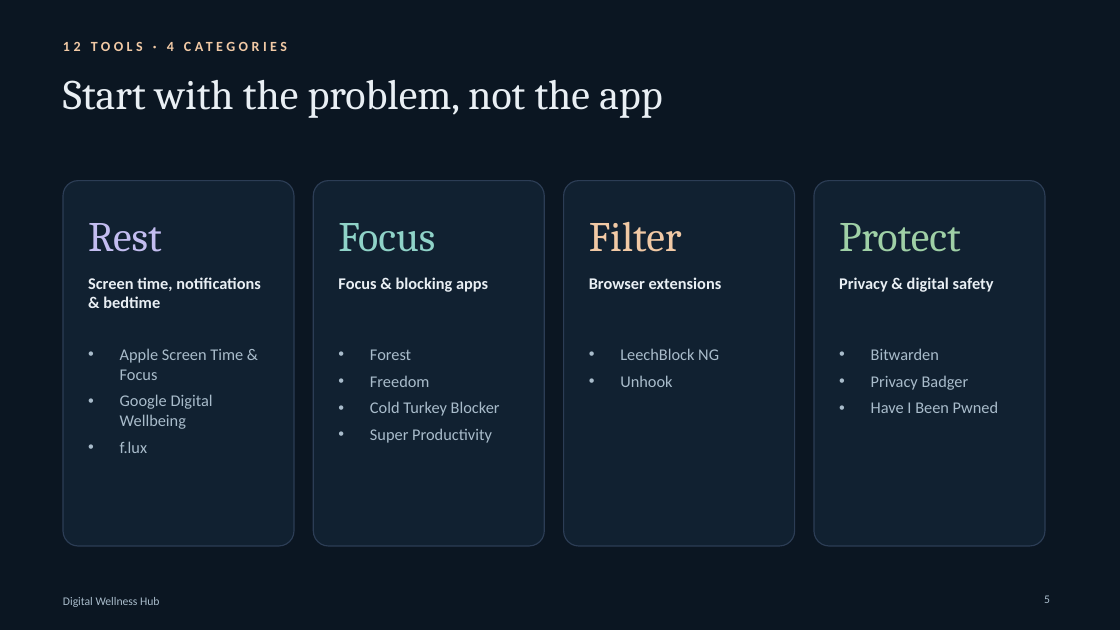
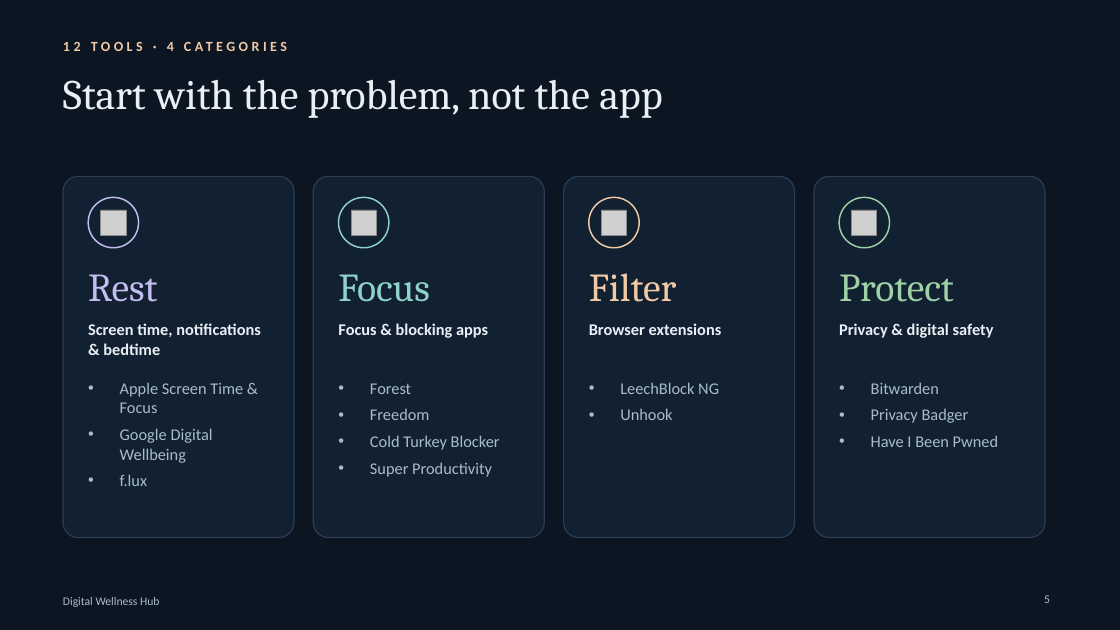
Before and after one commit to Anshumaan1254/Digital-Wellness, a slide deck: slide 5 of public/Digital-Wellness-Hub-presentation.pptx. Drawn at 1120x630 pixels with LibreOffice and Linux fonts; fonts in the diff are those of the drawing; grey boxes stand for pictures; background and template pictures are left out. Boxes give left, top, right and bottom in pixels: in the first picture for what was removed or moved away, otherwise in the second. Text is boxed around its words. In the diff, an @@ line names an element or a change of style, - is before the commit and + after.

```diff
--- a/public/Digital-Wellness-Hub-presentation.pptx
+++ b/public/Digital-Wellness-Hub-presentation.pptx
@@ 4 rounded rectangles: place and size @@
-4 rounded rectangles at [63,181,1045,546]
+4 rounded rectangles at [63,176,1045,538]
@@ ellipse added at [88,197,139,248], fill #112131, outline #C3BDF0 1.25 pt @@
@@ ellipse added at [339,197,389,248], fill #112131, outline #8FD3C8 1.25 pt @@
@@ ellipse added at [589,197,639,248], fill #112131, outline #F1C9A5 1.25 pt @@
@@ ellipse added at [839,197,890,248], fill #112131, outline #9FD0A6 1.25 pt @@
@@ picture added at [101,210,126,235] @@
@@ picture added at [351,210,376,235] @@
@@ picture added at [602,210,627,235] @@
@@ picture added at [852,210,877,235] @@
@@ text "Rest": place and size @@
-text "Rest" at [88,223,162,252]
+text "Rest" at [88,274,157,302]
@@ text "Focus": place and size @@
-text "Focus" at [338,223,435,252]
+text "Focus" at [338,274,429,302]
@@ text "Filter": place and size @@
-text "Filter" at [589,222,682,252]
+text "Filter" at [589,273,677,302]
@@ size 36 to 34 pt in 4 elements at [88,274,157,302], [338,274,429,302], [589,273,677,302], [839,274,954,302] @@
@@ text "Protect": place and size @@
-text "Protect" at [839,223,961,252]
+text "Protect" at [839,274,954,302]
@@ text "Screen time, notifications & bedtime": place and size @@
-text "Screen time, notifications & bedtime" at [88,277,261,308]
+text "Screen time, notifications & bedtime" at [88,323,261,355]
@@ text "Focus & blocking apps": place and size @@
-text "Focus & blocking apps" at [338,277,488,292]
+text "Focus & blocking apps" at [338,323,488,338]
@@ text "Browser extensions": place and size @@
-text "Browser extensions" at [589,277,722,289]
+text "Browser extensions" at [589,323,722,335]
@@ text "Privacy & digital safety": place and size @@
-text "Privacy & digital safety" at [839,277,994,292]
+text "Privacy & digital safety" at [839,323,994,338]
@@ text "Apple Screen Time & Focus": place and size @@
-text "Apple Screen Time & Focus" at [120,348,243,453]
+text "Apple Screen Time & Focus" at [120,382,243,486]
@@ text "Forest": place and size @@
-text "Forest" at [370,349,500,443]
+text "Forest" at [370,383,500,477]
@@ text "LeechBlock NG": place and size @@
-text "LeechBlock NG" at [620,348,719,387]
+text "LeechBlock NG" at [620,382,719,420]
@@ text "Bitwarden": place and size @@
-text "Bitwarden" at [871,348,998,413]
+text "Bitwarden" at [871,382,998,447]
```
Also in this commit, not shown: 12 other slides changed, 3 slides added, 37 other files.
